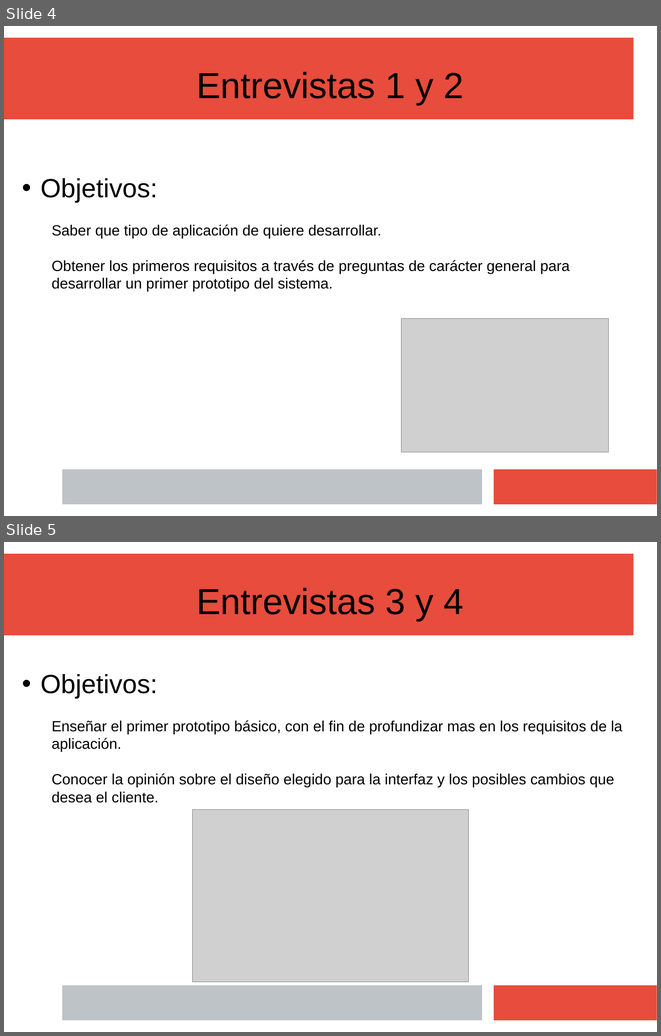
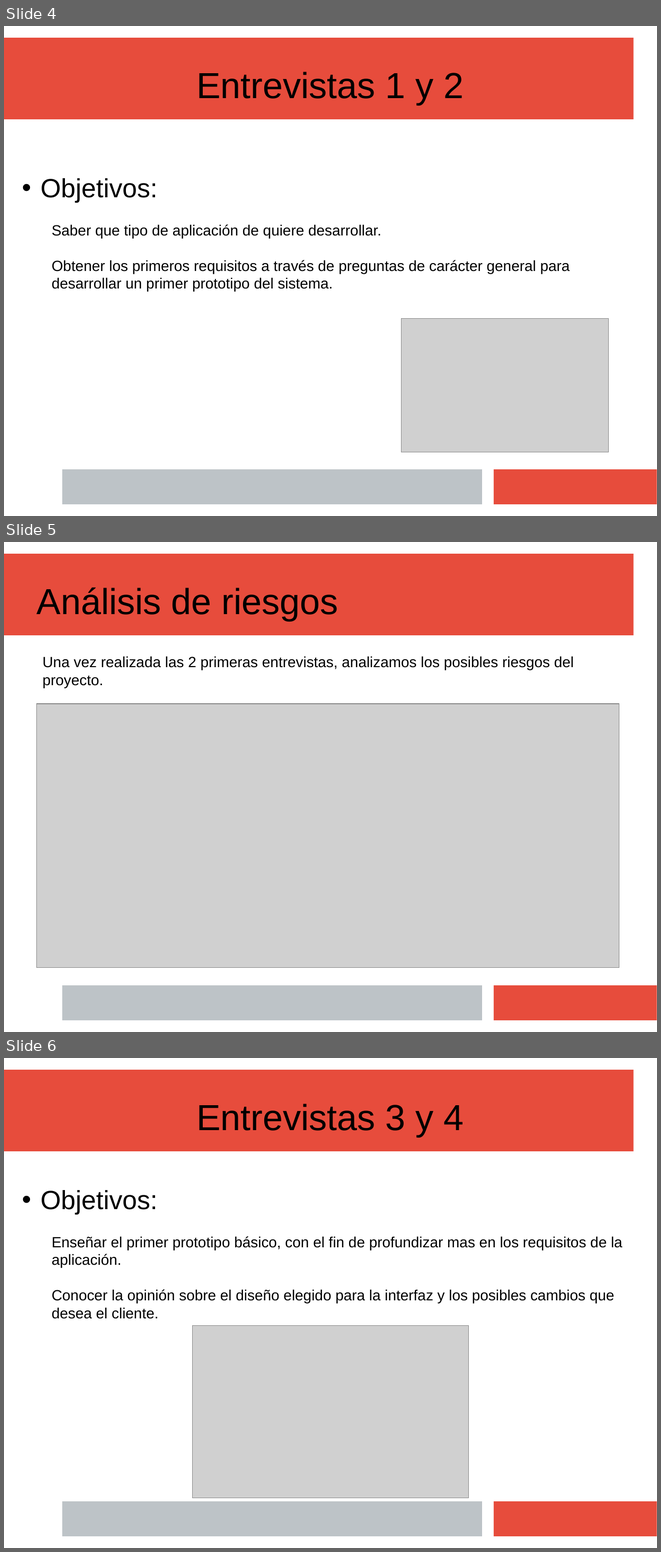
Before and after one commit to Juanba1998/APP-Restaurante, a slide deck: Material/Presentación/Presentacion Final (incompleta).pptx. Shown one above the other, each under a label of ours: slides 4 and 5 before the commit, slides 4, 5 and 6 after it. The pictures are 661x1036 and 661x1552 pixels, drawn with LibreOffice and Linux fonts; fonts in the diff are those of the drawing; grey boxes stand for pictures. Boxes give left, top, right and bottom in pixels: in the first picture for what was removed or moved away, otherwise in the second. Text is boxed around its words. In the diff, an @@ line names an element or a change of style, - is before the commit and + after.

```diff
--- a/Material/Presentación/Presentacion Final (incompleta).pptx
+++ b/Material/Presentación/Presentacion Final (incompleta).pptx
@@ slide 5 added at (x1=4, y1=542, x2=657, y2=1032), background #FFFFFF; not listed: 3 template elements that a slide beside it also shows @@
@@ title added at (x1=37, y1=587, x2=338, y2=620), 44 pt, text #000000 @@
+Análisis de riesgos
@@ text added at (x1=43, y1=656, x2=574, y2=688), 18 pt, text #000000 @@
+Una vez realizada las 2 primeras entrevistas, analizamos los posibles riesgos del proyecto.
@@ picture added at (x1=36, y1=704, x2=620, y2=968) @@
@@ what was slide 5 is now slide 6 @@
```
